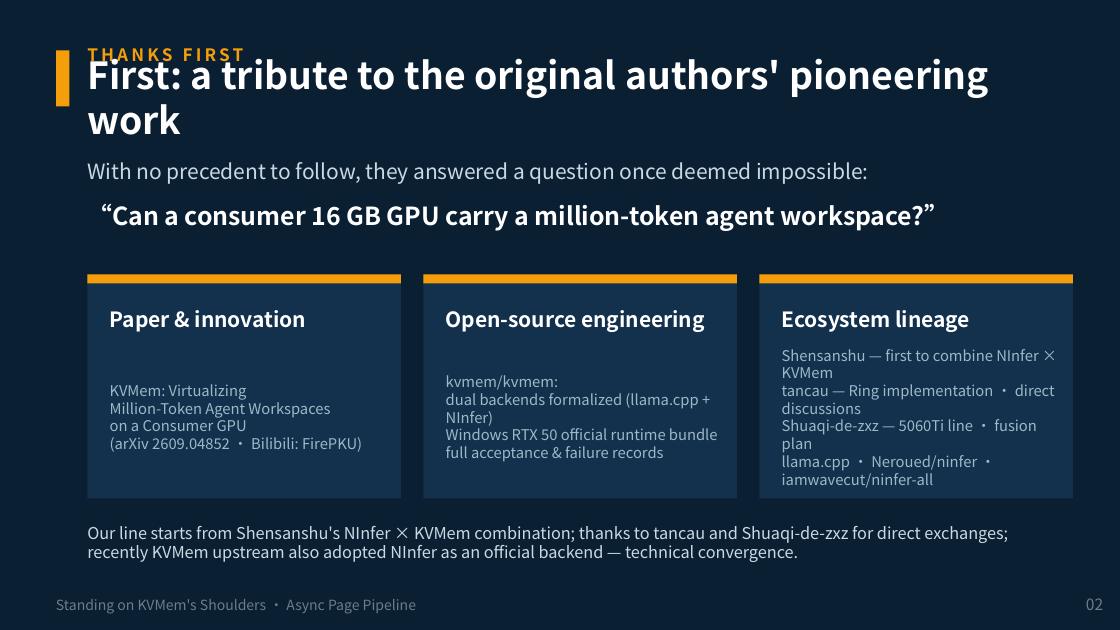
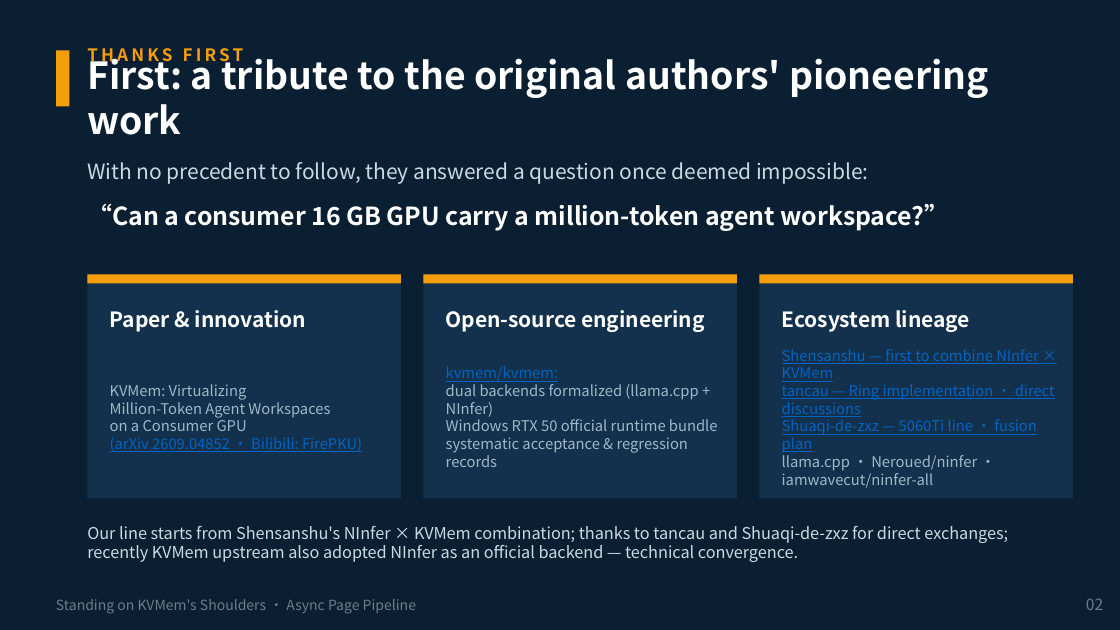
Before and after one commit to paicat1/Ninfer-KVMem-Async, a slide deck: slide 2 of docs/Async-Page-Pipeline-Technical-Brief.pptx. Drawn at 1120x630 pixels with LibreOffice and Linux fonts; fonts in the diff are those of the drawing. Boxes give left, top, right and bottom in pixels: in the first picture for what was removed or moved away, otherwise in the second. Text is boxed around its words. In the diff, an @@ line names an element or a change of style, - is before the commit and + after.

```diff
--- a/docs/Async-Page-Pipeline-Technical-Brief.pptx
+++ b/docs/Async-Page-Pipeline-Technical-Brief.pptx
@@ text at [782, 349, 1055, 453]: text colour #9FB8C8 to #0563C1, underline on in "Shensanshu — first to combine NInfer × ...", "tancau — Ring implementation · direct discussions", "Shuaqi-de-zxz — 5060Ti line · fusion plan" @@
@@ text at [446, 366, 558, 382]: text colour #9FB8C8 to #0563C1, underline on in "kvmem/kvmem:" @@
@@ text at [110, 437, 362, 452]: text colour #9FB8C8 to #0563C1, underline on in "(arXiv 2609.04852 · Bilibili: FirePKU)" @@
@@ text at [446, 437, 688, 467]: text changed @@
-full acceptance & failure records
+systematic acceptance & regression records
```
Also in this commit, not shown: 1 other slide changed, 4 other files.
